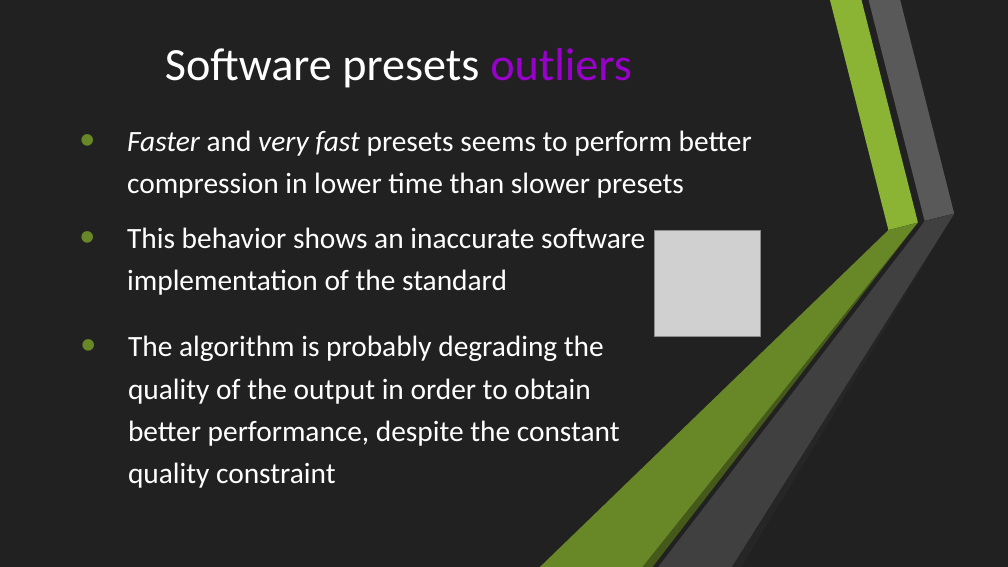
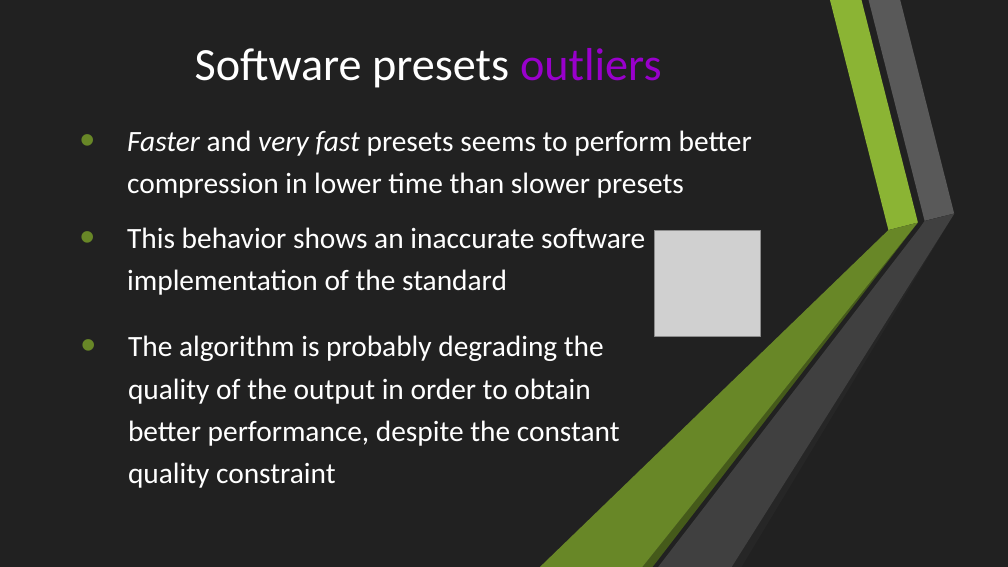
Before and after one commit to Rijndael99/encoding_bench, a slide deck: slide 20 of presentation.pptx. Drawn at 1008x567 pixels with LibreOffice and Linux fonts; fonts in the diff are those of the drawing; grey boxes stand for pictures. Boxes give left, top, right and bottom in pixels: in the first picture for what was removed or moved away, otherwise in the second. Text is boxed around its words. In the diff, an @@ line names an element or a change of style, - is before the commit and + after.

```diff
--- a/presentation.pptx
+++ b/presentation.pptx
@@ text "Software presets outliers": place and size @@
-text "Software presets outliers" at <box>165,48,632,88</box>
+text "Software presets outliers" at <box>195,48,662,88</box>
```
Also in this commit, not shown: 6 other slides changed.
